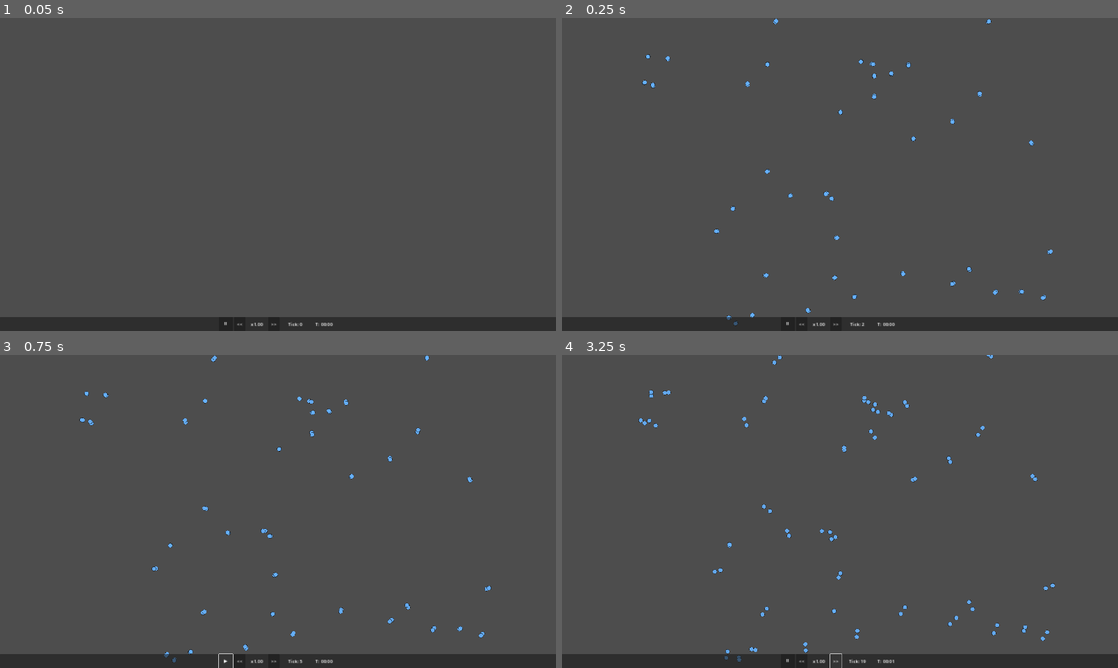
Above: before the commit, frames 1-4 (two rows, left to right).
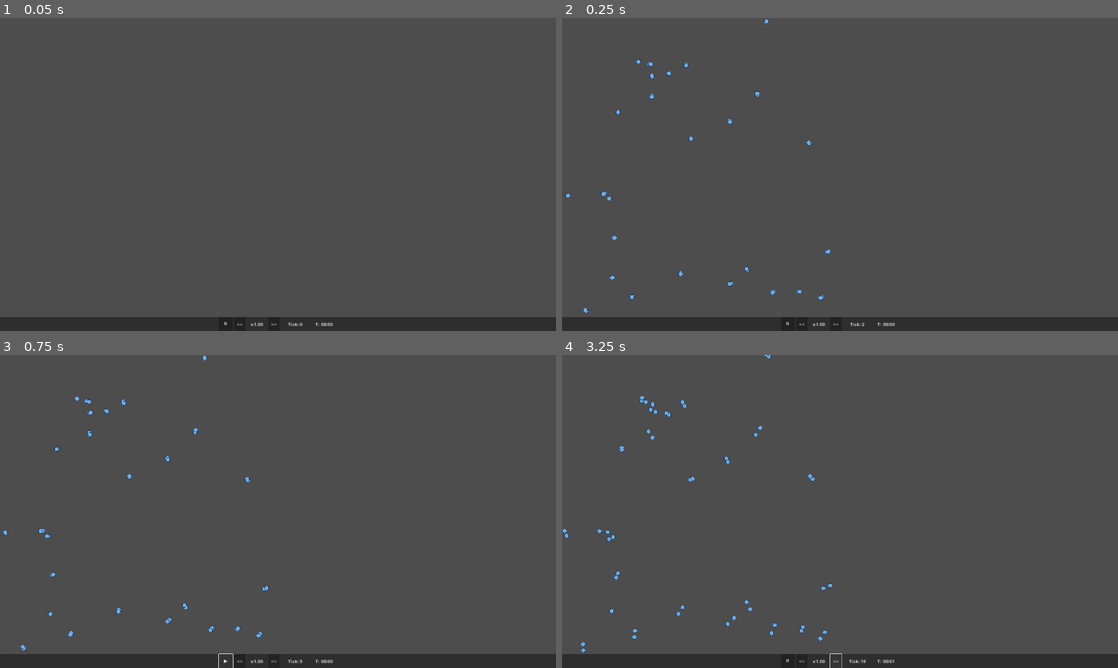
Above: after the commit, the same moments.

Repository: trinityUwU/Primordia
Game: Godot game, scene res://scenes/World.tscn
Same seed, same stepped clock (60 frames per second), same inputs: the game is played once before the commit and once after it.
Inputs:
- Up to frame 1 (0.05 s): no input
- Up to frame 2 (0.25 s): no input
- Up to frame 3 (0.75 s): click "⏸" at 0.5 s
- Up to frame 4 (3.25 s): click "▶" at 1.25 s; click "<<" at 2 s; click ">>" at 2.75 s

Frame 1 is identical in both runs. In frame 2, 0.8% of the frame differs, in the area x 0-89%, y 0-99%; in frame 3, 0.9%; in frame 4, 1.2%, in the area x 0-89%, y 0-98%.
Error after the commit: Parse Error: Cannot assign a new value to a constant. (res://scripts/world/WorldCamera.gd:22)

Commit message:
fix: world fills screen + corpse decay 30s
WorldCamera: zoom auto-fit au démarrage, monde centré à l'écran
AgentBase: dead_ticks_remaining = 300 (30s à 10Hz)
PopulationManager: cadavres gardés jusqu'à expiry du timer
AgentRenderer: rendu cadavre en brun fané avec fade-out alpha

Co-Authored-By: Claude Sonnet 4.6 <noreply@anthropic.com>

Diff:
--- a/scripts/agents/AgentBase.gd
+++ b/scripts/agents/AgentBase.gd
@@ -10,6 +10,8 @@
 var size: float = 1.0
 var alive: bool = true
 var genome: Dictionary = {}
+# Ticks avant suppression du cadavre (10 ticks/s × 30s = 300)
+var dead_ticks_remaining: int = 0
 
 var _direction: Vector2 = Vector2.RIGHT
 
@@ -32,6 +34,7 @@
 	if not alive:
 		return
 	alive = false
+	dead_ticks_remaining = 300
 	_restitute_nutrients()
 	died.emit()
 
--- a/scripts/managers/PopulationManager.gd
+++ b/scripts/managers/PopulationManager.gd
@@ -72,13 +72,18 @@
 
 
 func _purge_dead() -> void:
-	var alive: Array = []
+	var remaining: Array = []
 	for agent in _agents:
+		if not is_instance_valid(agent):
+			continue
 		if agent.alive:
-			alive.append(agent)
-		elif is_instance_valid(agent):
+			remaining.append(agent)
+		elif agent.dead_ticks_remaining > 0:
+			agent.dead_ticks_remaining -= 1
+			remaining.append(agent)
+		else:
 			agent.queue_free()
-	_agents = alive
+	_agents = remaining
 
 
 func _request_redraw() -> void:
--- a/scripts/rendering/AgentRenderer.gd
+++ b/scripts/rendering/AgentRenderer.gd
@@ -18,11 +18,19 @@
 	var agents: Array = PopulationManager.get_all_agents()
 	for agent in agents:
 		if not agent.alive:
+			_draw_corpse(agent)
 			continue
 		if PopulationManager.is_bacterium(agent):
 			_draw_bacterium(agent)
 		elif PopulationManager.is_virus(agent):
 			_draw_virus(agent)
+
+
+func _draw_corpse(agent: Node2D) -> void:
+	var alpha: float = clampf(float(agent.dead_ticks_remaining) / 300.0, 0.0, 1.0)
+	var radius: float = BACTERIUM_BASE_RADIUS * clampf(agent.size, 0.5, 2.0)
+	var color: Color = Color(0.4, 0.35, 0.3, alpha * 0.7)
+	draw_circle(agent.global_position, radius, color)
 
 
 func _draw_bacterium(b: Node2D) -> void:
--- a/scripts/world/WorldCamera.gd
+++ b/scripts/world/WorldCamera.gd
@@ -15,10 +15,15 @@
 
 func _ready() -> void:
 	add_to_group("main_camera")
-	_target_zoom = ZOOM_LEVELS[_current_level]
-	zoom = Vector2(_target_zoom, _target_zoom)
 	var world_w: float = WorldGrid.GRID_WIDTH * WorldGrid.CELL_SIZE
 	var world_h: float = WorldGrid.GRID_HEIGHT * WorldGrid.CELL_SIZE
+	var vp: Vector2 = get_viewport_rect().size
+	var fit_zoom: float = minf(vp.x / world_w, vp.y / world_h)
+	ZOOM_LEVELS[0] = fit_zoom * 0.5
+	ZOOM_LEVELS[1] = fit_zoom
+	ZOOM_LEVELS[2] = fit_zoom * 3.0
+	_target_zoom = fit_zoom
+	zoom = Vector2(fit_zoom, fit_zoom)
 	global_position = Vector2(world_w * 0.5, world_h * 0.5)
 
 
